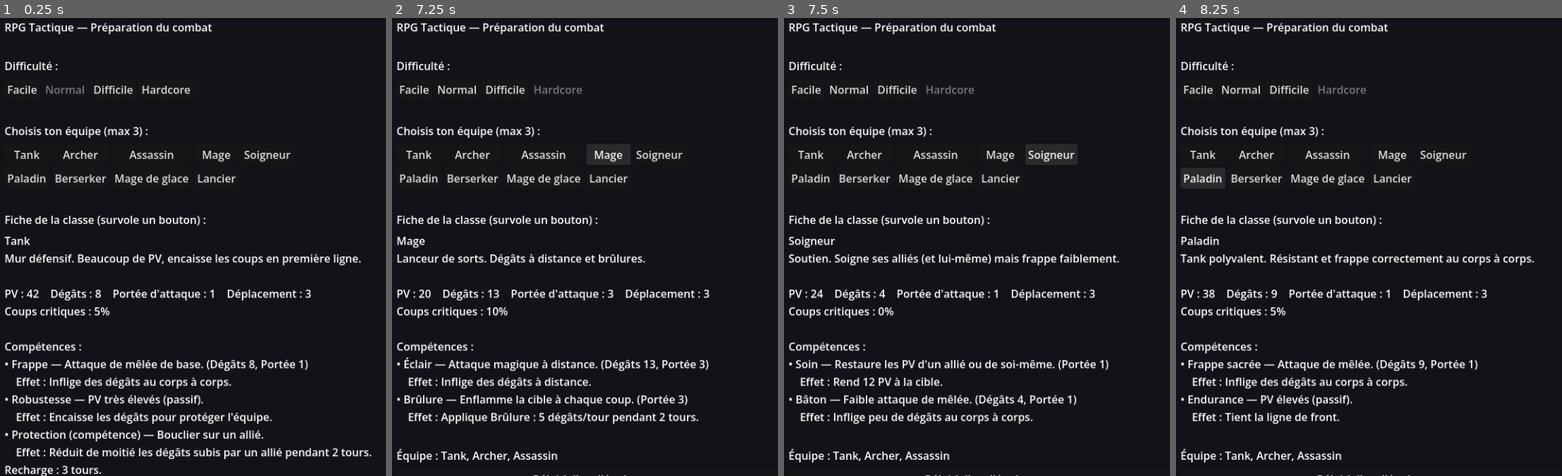
Above: before the commit, frames 1-4 (left to right).
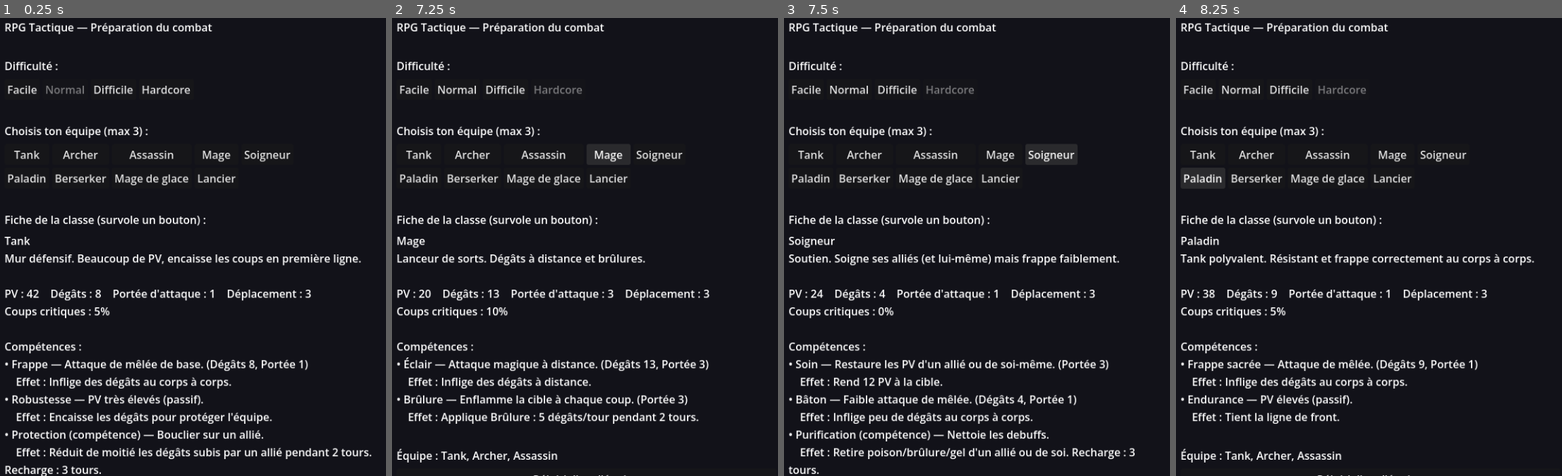
Above: after the commit, the same moments.

Repository: bodji27200-web/mon-jeux-video-
Game: Godot game, scene res://TeamSelect.tscn
Two runs of this game, one before a commit and one after it. Both use one fixed random seed, a clock stepped at 60 frames per second and the inputs below.
Inputs:
- Up to frame 1 (0.25 s): no input
- Up to frame 2 (7.25 s): click "Facile" at 0.5 s; click "Normal" at 1.25 s; click "Difficile" at 2 s; click "Normal" at 2.75 s; click "Hardcore" at 3.5 s; click "Tank" at 4.25 s; click "Archer" at 5 s; click "Assassin" at 5.75 s; click "Mage" at 6.5 s
- Up to frame 3 (7.5 s): click "Soigneur" at 7.25 s
- Up to frame 4 (8.25 s): click "Paladin" at 8 s

Frames 1-2 are identical in both runs. In frame 3, 1.9% of the frame differs, in the area x 1-91%, y 74-100%; in frame 4, nothing differs.

Commit message:
Buffs avances: rafraichissement au lieu d'empilement + competence Purification (Soigneur)

Diff:
--- a/AI.gd
+++ b/AI.gd
@@ -284,6 +284,21 @@
 					best_score = s
 					best_e = e
 			return best_e.grid_position if best_e != null else null
+		"purify":
+			# Nettoyer l'allié (ou soi) le plus chargé d'effets négatifs.
+			var pool: Array = allies.duplicate()
+			pool.append(unit)
+			var best_c = null
+			var best_cnt := 0
+			for a in pool:
+				var d: int = 0 if a == unit else grid.manhattan(from, a.grid_position)
+				if d > rng:
+					continue
+				var cnt := _removable_count(a)
+				if cnt > best_cnt:
+					best_cnt = cnt
+					best_c = a.grid_position
+			return best_c
 		"frost_nova":
 			# Viser le point qui gèle le plus d'ennemis (au moins 2).
 			var radius: int = int(sk.get("radius", 1))
@@ -308,3 +323,11 @@
 		if b.get("id", "") == id:
 			return true
 	return false
+
+
+static func _removable_count(u: Node) -> int:
+	var n := 0
+	for b in u.buffs:
+		if b.has("dmg_per_turn") or b.has("move_penalty"):
+			n += 1
+	return n
--- a/Battle.gd
+++ b/Battle.gd
@@ -218,6 +218,8 @@
 	if not unit.skill_ready():
 		return cells
 	var sk: Dictionary = unit.data.active
+	if sk.target == "ally" and sk.get("can_self", false):
+		cells.append(unit.grid_position)  # certaines compétences peuvent se cibler
 	for u in get_tree().get_nodes_in_group("units"):
 		if not u.is_alive() or u == unit:
 			continue
@@ -238,6 +240,10 @@
 			var ally := _unit_at(cell)
 			if ally:
 				ally.add_buff("bouclier")
+		"purify":
+			var ally := _unit_at(cell)
+			if ally:
+				ally.purge_debuffs()
 		"teleport_strike":
 			var enemy := _unit_at(cell)
 			if enemy:
--- a/GameData.gd
+++ b/GameData.gd
@@ -57,9 +57,12 @@
 		"description": "Soutien. Soigne ses alliés (et lui-même) mais frappe faiblement.",
 		"max_hp": 24, "move_range": 3, "attack": 4, "attack_range": 1,
 		"crit_chance": 0.0, "behavior": "heal", "heal": 12, "heal_range": 3, "role": "healer",
+		"active": {"name": "Purification", "type": "purify", "target": "ally", "range": 3, "cooldown": 3, "can_self": true,
+			"desc": "Retire tous les effets négatifs (poison, brûlure, gel) d'un allié ou de soi."},
 		"skills": [
-			{"name": "Soin", "description": "Restaure les PV d'un allié ou de soi-même.", "effect": "Rend 12 PV à la cible.", "range": 1},
+			{"name": "Soin", "description": "Restaure les PV d'un allié ou de soi-même.", "effect": "Rend 12 PV à la cible.", "range": 3},
 			{"name": "Bâton", "description": "Faible attaque de mêlée.", "effect": "Inflige peu de dégâts au corps à corps.", "damage": 4, "range": 1},
+			{"name": "Purification (compétence)", "description": "Nettoie les debuffs.", "effect": "Retire poison/brûlure/gel d'un allié ou de soi. Recharge : 3 tours."},
 		],
 	},
 	"paladin": {
--- a/Unit.gd
+++ b/Unit.gd
@@ -127,9 +127,26 @@
 func add_buff(id: String) -> void:
 	if not GameData.BUFFS.has(id):
 		return
-	var b: Dictionary = GameData.BUFFS[id].duplicate()
-	b["id"] = id
-	buffs.append(b)
+	# Re-appliquer un effet déjà présent rafraîchit sa durée (pas d'empilement).
+	for b in buffs:
+		if b.get("id", "") == id:
+			b.duration = int(GameData.BUFFS[id].duration)
+			queue_redraw()
+			return
+	var nb: Dictionary = GameData.BUFFS[id].duplicate()
+	nb["id"] = id
+	buffs.append(nb)
+	queue_redraw()
+
+
+# Retire les effets négatifs (poison, brûlure, gel...). Garde les bonus.
+func purge_debuffs() -> void:
+	var kept: Array = []
+	for b in buffs:
+		if b.has("dmg_per_turn") or b.has("move_penalty"):
+			continue
+		kept.append(b)
+	buffs = kept
 	queue_redraw()
 
 
